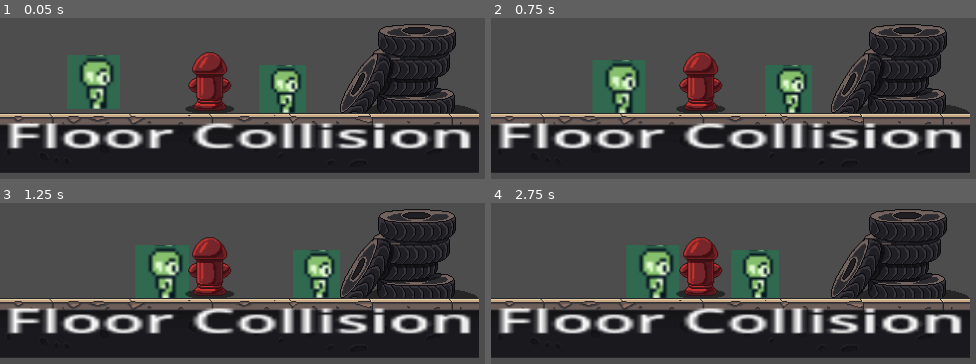
Above: before the commit, frames 1-4 (two rows, left to right).
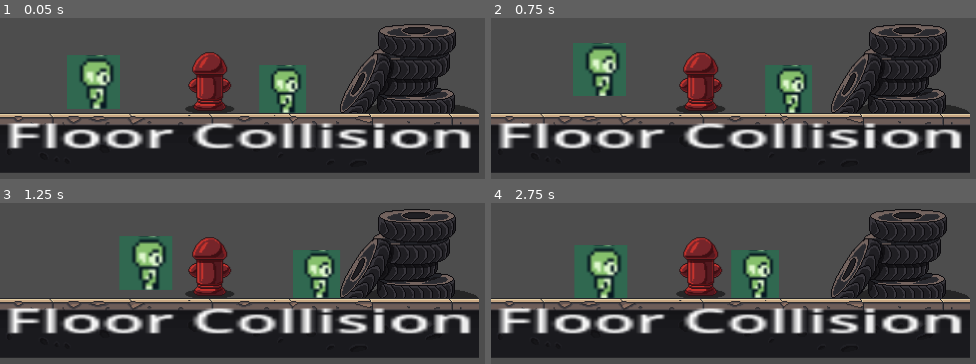
Above: after the commit, the same moments.

Repository: fliro76/Godot-WildJam-07-11-2025
Game: Godot game, scene res://Test_Env/Test_Env.tscn
The game is run twice, just before and just after one commit, with the same random seed, the same clock (stepped at 60 frames per second) and the same inputs. This scene is started directly instead of the project's main scene.
Inputs:
- Up to frame 1 (0.05 s): no input
- Up to frame 2 (0.75 s): tap Enter (ui_accept) at 0.5 s; hold D (Move_Right) from 0.53 s (still down)
- Up to frame 3 (1.25 s): keep holding D (Move_Right); tap Enter (ui_accept) at 0.77 s
- Up to frame 4 (2.75 s): tap Enter (ui_accept) at 1.52 s; release D (Move_Right) at 2.03 s; hold A (Move_Left) from 2.03 s (still down)

Frame 1 is identical in both runs. In frame 2, 5.3% of the frame differs, in the area x 16-32%, y 15-60%; in frame 3, 4.6%; in frame 4, 6.7%, in the area x 17-39%, y 26-60%.

Commit message:
Bug Fix
Fixed Character_Side_Scroll being unable to slide properly.
Renamed Test Env to Test Env properly this time.
Modified window size (removed full screen for now)

Diff:
--- a/Scenes/Characters state/character_Side_Scroll.tscn
+++ b/Scenes/Characters state/character_Side_Scroll.tscn
@@ -45,7 +45,6 @@
 [node name="Character_Side_Scroll" type="Node2D"]
 
 [node name="CharacterBody2D" type="CharacterBody2D" parent="."]
-motion_mode = 1
 script = ExtResource("1_u0p8r")
 
 [node name="AnimatedSprite2D" type="AnimatedSprite2D" parent="CharacterBody2D"]
--- /dev/null
+++ b/Scenes/doors.tscn
@@ -0,0 +1,14 @@
+[gd_scene load_steps=3 format=3 uid="uid://sn8kvh336vhi"]
+
+[ext_resource type="Script" uid="uid://pdn6ojktoqar" path="res://Scripts/Door.gd" id="1_70kxj"]
+
+[sub_resource type="RectangleShape2D" id="RectangleShape2D_3oa17"]
+
+[node name="Doors" type="Node2D"]
+scale = Vector2(1.28, 0.878745)
+
+[node name="Area2D" type="Area2D" parent="."]
+script = ExtResource("1_70kxj")
+
+[node name="CollisionShape2D" type="CollisionShape2D" parent="Area2D"]
+shape = SubResource("RectangleShape2D_3oa17")
--- a/Test_Env/Test_Env.tscn
+++ b/Test_Env/Test_Env.tscn
@@ -16,7 +16,7 @@
 [sub_resource type="RectangleShape2D" id="RectangleShape2D_xfk5q"]
 size = Vector2(54.8221, 20)
 
-[node name="Level1" type="Node2D"]
+[node name="Test_Env" type="Node2D"]
 
 [node name="CollisionBox" type="Node2D" parent="."]
 top_level = true
--- a/project.godot
+++ b/project.godot
@@ -18,7 +18,6 @@
 
 window/size/viewport_width=1920
 window/size/viewport_height=1080
-window/size/mode=3
 window/size/resizable=false
 window/size/borderless=true
 
